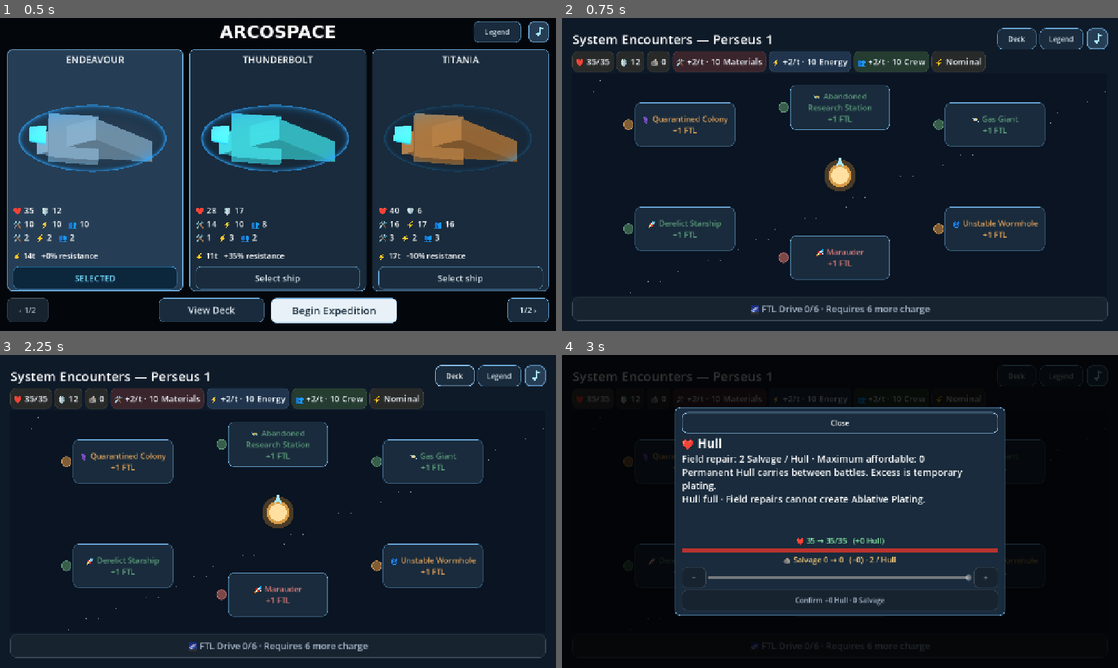
Above: before the commit, frames 1-4 (two rows, left to right).
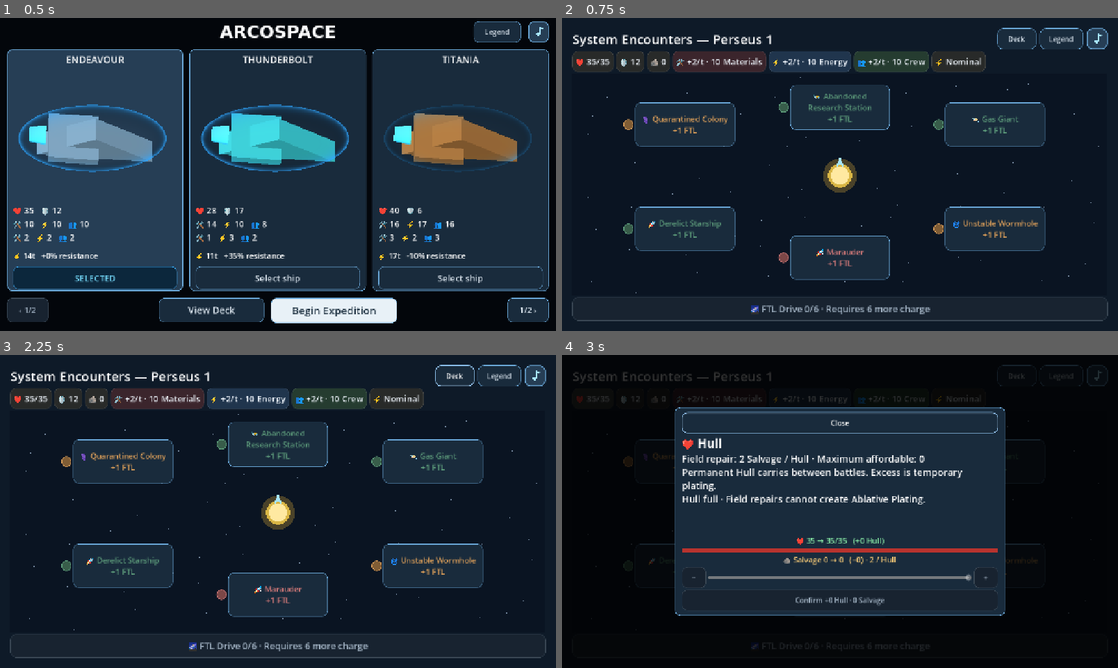
Above: after the commit, the same moments.

Repository: RPGMaster2000/arcospace
Game: Godot game, scene res://scenes/battle_setup.tscn
Two runs of this game, one before a commit and one after it. Both use one fixed random seed, a clock stepped at 60 frames per second and the inputs below. Sound files missing from this copy of the repository are replaced by a short silence.
Inputs:
- Up to frame 1 (0.5 s): no input
- Up to frame 2 (0.75 s): click "Begin Expedition" at 0.5 s
- Up to frame 3 (2.25 s): click "Deck" at 1.25 s; click "Legend" at 2 s
- Up to frame 4 (3 s): click "❤️ 35/35" at 2.75 s

Frame 1 is identical in both runs. In frame 2, 0.2% of the frame differs, in the area x 4-98%, y 18-88%; in frame 3, 0.2%; in frame 4, less than 0.1%.

Commit message:
Vary system sun hue and size and distribute stars across the map

Diff:
--- a/scripts/expedition.gd
+++ b/scripts/expedition.gd
@@ -469,7 +469,10 @@
 	star_map.size_flags_vertical = Control.SIZE_EXPAND_FILL
 	star_map.size_flags_horizontal = Control.SIZE_EXPAND_FILL
 	view.add_child(star_map)
-	star_map.configure(entries, map_destination, star_map_travel_duration)
+	star_map.configure(
+		entries, map_destination, star_map_travel_duration,
+		hash("%d:%d:sky" % [state.seed_used, state.system_number])
+	)
 	star_map.before_travel = state.can_visit
 	star_map.intercept_travel = state.try_chasedown
 	star_map.interrupted.connect(_show_chasedown)
--- a/scripts/ui/star_map.gd
+++ b/scripts/ui/star_map.gd
@@ -20,6 +20,12 @@
 ]
 const START = Vector2(.5, .53)
 const SERVICE = Vector2(.90, .46)
+# TUNE: Sun size multiplier stays within +/-25% of the original radii.
+const SUN_SCALE_MIN: float = 0.75
+const SUN_SCALE_MAX: float = 1.25
+var sun_scale: float = 1.0
+var sun_hue: float = 0.1
+var star_points := PackedVector2Array()
 var travel_duration: float = 1.4
 var ship_position: Vector2 = START
 var traveling: bool = false
@@ -35,7 +41,8 @@
 var canvas_origin: Transform2D
 
 
-func configure(entries: Array, last_destination: int, duration: float) -> void:
+func configure(entries: Array, last_destination: int, duration: float, visual_seed: int = 0) -> void:
+	_configure_sky(visual_seed)
 	travel_duration = duration
 	ship_position = destination(last_destination) if last_destination != -1 else START
 	for entry in entries:
@@ -53,6 +60,22 @@
 		markers[entry.index] = button
 	resized.connect(_layout)
 	_layout()
+
+
+func _configure_sky(visual_seed: int) -> void:
+	# Local visual RNG keeps encounter, reward and chasedown rolls unchanged.
+	var sky_rng := RandomNumberGenerator.new()
+	sky_rng.seed = visual_seed
+	sun_scale = sky_rng.randf_range(SUN_SCALE_MIN, SUN_SCALE_MAX)
+	sun_hue = sky_rng.randf()
+	star_points.clear()
+	# Jittered cells spread stars across the entire map without diagonal bands.
+	for row in range(8):
+		for column in range(12):
+			star_points.append(Vector2(
+				(column + sky_rng.randf_range(0.1, 0.9)) / 12.0,
+				(row + sky_rng.randf_range(0.1, 0.9)) / 8.0
+			))
 
 
 func destination(index: int) -> Vector2:
@@ -157,13 +180,12 @@
 
 func _draw() -> void:
 	draw_rect(Rect2(Vector2.ZERO, size), Color("0a1422"))
-	for i in range(45):
-		var point = Vector2(fposmod(i * .618 + .04, 1), fposmod(i * .381 + .08, 1)) * size
-		draw_circle(point, 1.2, Color("708399"))
+	for point in star_points:
+		draw_circle(point * size, 1.2, Color("708399"))
 	var center = size * Vector2(.5, .46)
-	draw_circle(center, 37, Color("493b28"))
-	draw_circle(center, 26, Color("d89c46"))
-	draw_circle(center, 20, Color("ffe0a0"))
+	draw_circle(center, 37 * sun_scale, Color.from_hsv(sun_hue, 0.45, 0.29))
+	draw_circle(center, 26 * sun_scale, Color.from_hsv(sun_hue, 0.68, 0.85))
+	draw_circle(center, 20 * sun_scale, Color.from_hsv(sun_hue, 0.37, 1.0))
 	for index in markers:
 		var button: Button = markers[index]
 		var point: Vector2 = button.position + Vector2(-15, button.size.y / 2)
--- a/tests/star_map_test.gd
+++ b/tests/star_map_test.gd
@@ -34,6 +34,20 @@
 			await RenderingServer.frame_post_draw
 			DirAccess.make_dir_recursive_absolute("res://.godot/testlogs")
 			root.get_texture().get_image().save_png("res://.godot/testlogs/star-map-%s.png" % dimensions.x)
+	var sky: Control = host.star_map
+	var saved_points: PackedVector2Array = sky.star_points.duplicate()
+	var saved_scale: float = sky.sun_scale
+	var saved_hue: float = sky.sun_hue
+	check(saved_scale >= 0.75 and saved_scale <= 1.25, "Sun within 25 percent size limits")
+	check(saved_hue >= 0.0 and saved_hue <= 1.0, "Sun hue uses full color range")
+	check(saved_points.size() == 96, "Starfield fills all cells")
+	for row in range(8):
+		for column in range(12):
+			var point: Vector2 = saved_points[row * 12 + column]
+			check(int(point.x * 12) == column and int(point.y * 8) == row, "Star in every map cell")
+	host.show_system()
+	await settle()
+	check(host.star_map.star_points == saved_points and host.star_map.sun_scale == saved_scale and host.star_map.sun_hue == saved_hue, "Returning to same system preserves sky")
 	var map: Control = host.star_map
 	var initial: Vector2 = map.ship_position
 	for pressed in [true, false]:
@@ -68,6 +82,7 @@
 	host._jump()
 	await create_timer(.08).timeout
 	check(host.state.ftl_charge == 0 and host.map_destination == -1 and host.view_kind == "system", "Transition cancels old travel, discards carryover and resets map")
+	check(host.star_map.sun_hue != saved_hue and host.star_map.star_points != saved_points, "Next system gets a different sky")
 	# Mandatory Boss gating is still owned by expedition state.
 	while host.state.system_number < 6:
 		host.state.ftl_charge = host.state.required_ftl_charge
